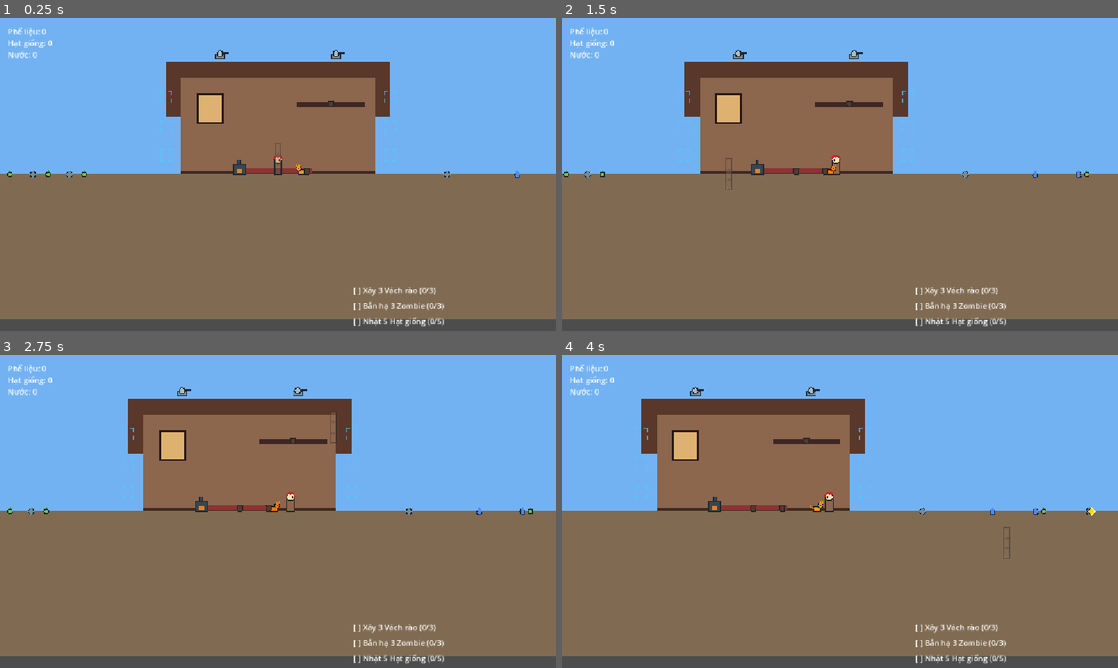
Above: before the commit, frames 1-4 (two rows, left to right).
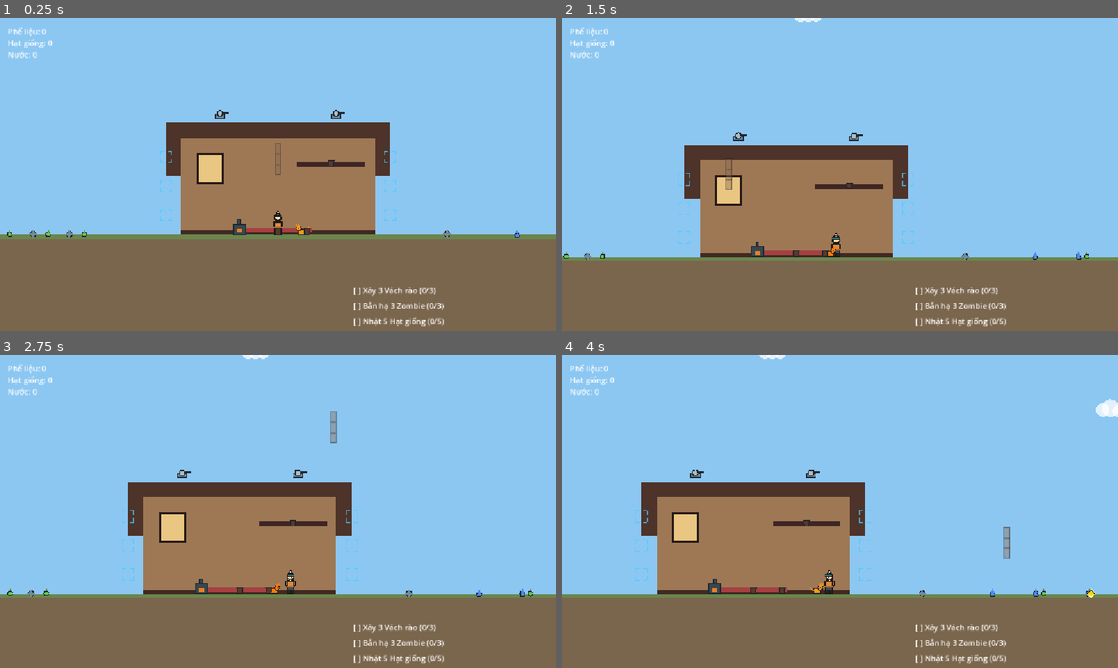
Above: after the commit, the same moments.

Repository: vuphamhocvienmatma/insomnia-dark-war
Game: Godot game, scene res://scenes/main_level.tscn
Same seed, same stepped clock (60 frames per second), same inputs: the game is played once before the commit and once after it.
Inputs (mouse positions are in pixels of both pictures, inside the frame that each line leads up to):
- Up to frame 1 (0.25 s): no input
- Up to frame 2 (1.5 s): move the mouse to (962, 158) at 0.52 s; press the mouse at (962, 158) at 0.53 s; hold Right (ui_right) 0.53-1.28 s; move the mouse to (728, 190) at 1.27 s; release the mouse at (728, 190) at 1.28 s; hold Left (ui_left) from 1.28 s (still down); tap E (interact) at 1.35 s
- Up to frame 3 (2.75 s): move the mouse to (333, 442) at 2.02 s; release Left (ui_left) at 2.03 s; press the mouse at (333, 442) at 2.03 s; hold Right (ui_right) from 2.03 s (still down)
- Up to frame 4 (4 s): move the mouse to (812, 574) at 2.77 s; release the mouse at (812, 574) at 2.78 s; tap E (interact) at 2.85 s; move the mouse to (1006, 558) at 3.52 s; release Right (ui_right) at 3.53 s; press the mouse at (1006, 558) at 3.53 s; hold Left (ui_left) from 3.53 s (still down)

The runs differ from the first frame. In frame 1, 71% of the frame differs, in the area x 0-100%, y 0-100%; in frame 2, 80%; in frame 3, 80%; in frame 4, 80%.

Commit message:
art polish: cel-shaded player, animated clouds, scene color upgrade, camera Y=-170

Diff:
--- a/insomnia-in-the-dark-war/scenes/main_level.tscn
+++ b/insomnia-in-the-dark-war/scenes/main_level.tscn
@@ -11,6 +11,7 @@
 [ext_resource type="PackedScene" path="res://scenes/companion_cat.tscn" id="9_cat"]
 [ext_resource type="PackedScene" path="res://scenes/hud.tscn" id="10_hud"]
 [ext_resource type="Script" path="res://scripts/warm_fireplace_light.gd" id="11_light"]
+[ext_resource type="Script" path="res://scripts/art_clouds.gd" id="12_clouds"]
 
 [node name="MainLevel" type="Node2D" unique_id=129172497]
 script = ExtResource("1_level")
@@ -21,7 +22,11 @@
 offset_top = -1200.0
 offset_right = 1250.0
 offset_bottom = 0.0
-color = Color(0.45, 0.70, 0.95, 1)
+color = Color(0.55, 0.78, 0.95, 1)
+
+[node name="Clouds" type="Node2D" parent="."]
+z_index = -9
+script = ExtResource("12_clouds")
 
 [node name="GroundStrip" type="ColorRect" parent="." unique_id=989305600]
 z_index = -9
@@ -29,7 +34,15 @@
 offset_top = 0.0
 offset_right = 1250.0
 offset_bottom = 300.0
-color = Color(0.50, 0.42, 0.32, 1)
+color = Color(0.48, 0.40, 0.30, 1)
+
+[node name="GroundEdge" type="ColorRect" parent="."]
+z_index = -8
+offset_left = -1250.0
+offset_top = 0.0
+offset_right = 1250.0
+offset_bottom = 10.0
+color = Color(0.42, 0.52, 0.30, 1)
 
 [node name="CabinInterior" type="ColorRect" parent="." unique_id=1634149016]
 z_index = -5
@@ -37,7 +50,7 @@
 offset_top = -200.0
 offset_right = 200.0
 offset_bottom = 0.0
-color = Color(0.55, 0.40, 0.30, 1)
+color = Color(0.62, 0.47, 0.33, 1)
 
 [node name="CabinWallLeft" type="ColorRect" parent="." unique_id=688920268]
 z_index = -4
@@ -45,7 +58,7 @@
 offset_top = -200.0
 offset_right = -200.0
 offset_bottom = -120.0
-color = Color(0.35, 0.22, 0.17, 1)
+color = Color(0.30, 0.20, 0.16, 1)
 
 [node name="CabinWallRight" type="ColorRect" parent="." unique_id=119087588]
 z_index = -4
@@ -53,7 +66,7 @@
 offset_top = -200.0
 offset_right = 232.0
 offset_bottom = -120.0
-color = Color(0.35, 0.22, 0.17, 1)
+color = Color(0.30, 0.20, 0.16, 1)
 
 [node name="CabinRoof" type="ColorRect" parent="." unique_id=527787091]
 z_index = -4
@@ -61,7 +74,7 @@
 offset_top = -232.0
 offset_right = 232.0
 offset_bottom = -200.0
-color = Color(0.35, 0.22, 0.17, 1)
+color = Color(0.30, 0.20, 0.16, 1)
 
 [node name="WindowFrame" type="ColorRect" parent="." unique_id=1708000508]
 z_index = -4
@@ -77,7 +90,7 @@
 offset_top = -164.0
 offset_right = -116.0
 offset_bottom = -108.0
-color = Color(1.0, 0.8, 0.5, 0.85)
+color = Color(1.0, 0.85, 0.55, 0.9)
 
 [node name="FloorLine" type="ColorRect" parent="." unique_id=1708000510]
 z_index = -4
@@ -93,7 +106,7 @@
 offset_top = -14.0
 offset_right = 70.0
 offset_bottom = -4.0
-color = Color(0.55, 0.2, 0.2, 1)
+color = Color(0.65, 0.25, 0.25, 1)
 
 [node name="WindowShelf" type="ColorRect" parent="." unique_id=1708000512]
 z_index = -4
--- /dev/null
+++ b/insomnia-in-the-dark-war/scripts/art_clouds.gd
@@ -0,0 +1,32 @@
+extends Node2D
+
+const CLOUD_COLOR := Color(1.0, 1.0, 1.0, 0.75)
+const CLOUD_SPEED: float = 6.0
+const SCROLL_RESET: float = -1300.0
+const SCROLL_LIMIT: float = 1300.0
+
+var _cloud_a: Vector2 = Vector2(-800.0, -420.0)
+var _cloud_b: Vector2 = Vector2(0.0, -500.0)
+var _cloud_c: Vector2 = Vector2(700.0, -380.0)
+
+func _process(delta: float) -> void:
+	_cloud_a.x += CLOUD_SPEED * delta
+	_cloud_b.x += CLOUD_SPEED * delta
+	_cloud_c.x += CLOUD_SPEED * delta
+	if _cloud_a.x > SCROLL_LIMIT:
+		_cloud_a.x = SCROLL_RESET
+	if _cloud_b.x > SCROLL_LIMIT:
+		_cloud_b.x = SCROLL_RESET
+	if _cloud_c.x > SCROLL_LIMIT:
+		_cloud_c.x = SCROLL_RESET
+	queue_redraw()
+
+func _draw() -> void:
+	_draw_cloud(_cloud_a)
+	_draw_cloud(_cloud_b)
+	_draw_cloud(_cloud_c)
+
+func _draw_cloud(origin: Vector2) -> void:
+	draw_circle(origin, 14.0, CLOUD_COLOR)
+	draw_circle(origin + Vector2(16.0, -4.0), 18.0, CLOUD_COLOR)
+	draw_circle(origin + Vector2(32.0, 2.0), 12.0, CLOUD_COLOR)
--- a/insomnia-in-the-dark-war/scripts/art_player.gd
+++ b/insomnia-in-the-dark-war/scripts/art_player.gd
@@ -1,20 +1,73 @@
 extends Node2D
 
-const OUTLINE := Color(0.13, 0.15, 0.18)
-const WOOD := Color(0.55, 0.40, 0.30)
-const SKIN := Color(1.0, 0.88, 0.71)
-const HAT := Color(0.78, 0.16, 0.16)
+const OUTLINE := Color(0.12, 0.10, 0.10)
+const SHOE := Color(0.20, 0.15, 0.12)
+const PANTS := Color(0.25, 0.30, 0.35)
+const MUSTARD := Color(0.85, 0.55, 0.25)
+const MUSTARD_DARK := Color(0.70, 0.42, 0.18)
+const SCARF := Color(0.75, 0.25, 0.25)
+const SKIN := Color(1.0, 0.87, 0.68)
+const BEANIE := Color(0.20, 0.45, 0.45)
+const POM_POM := Color(1.0, 1.0, 1.0)
 
 func _draw() -> void:
-	var body := Rect2(-8.0, -24.0, 16.0, 24.0)
-	draw_rect(body, WOOD)
+	_draw_shoes()
+	_draw_pants()
+	_draw_sweater()
+	_draw_scarf()
+	_draw_head()
+	_draw_beanie()
+
+func _draw_shoes() -> void:
+	var left := Rect2(-7.0, -6.0, 6.0, 6.0)
+	var right := Rect2(1.0, -6.0, 6.0, 6.0)
+	draw_rect(left, SHOE)
+	draw_rect(right, SHOE)
+	_draw_rect_outline(left, OUTLINE)
+	_draw_rect_outline(right, OUTLINE)
+
+func _draw_pants() -> void:
+	var pants := Rect2(-7.0, -14.0, 14.0, 8.0)
+	draw_rect(pants, PANTS)
+	_draw_rect_outline(pants, OUTLINE)
+
+func _draw_sweater() -> void:
+	var body := Rect2(-8.0, -26.0, 16.0, 12.0)
+	draw_rect(body, MUSTARD)
 	_draw_rect_outline(body, OUTLINE)
-	var head_c := Vector2(0.0, -30.0)
-	draw_circle(head_c, 8.0, SKIN)
-	_draw_circle_outline(head_c, 8.0, OUTLINE)
-	draw_arc(head_c, 9.0, PI, TAU, 16, HAT, 3.0)
-	draw_circle(Vector2(0.0, -38.0), 3.0, HAT)
-	draw_circle(Vector2(3.0, -30.0), 1.5, OUTLINE)
+	var left_arm := Rect2(-10.0, -26.0, 3.0, 10.0)
+	var right_arm := Rect2(7.0, -26.0, 3.0, 10.0)
+	draw_rect(left_arm, MUSTARD)
+	draw_rect(right_arm, MUSTARD)
+	_draw_rect_outline(left_arm, OUTLINE)
+	_draw_rect_outline(right_arm, OUTLINE)
+	draw_line(Vector2(-8.0, -15.0), Vector2(8.0, -15.0), MUSTARD_DARK, 2.0)
+
+func _draw_scarf() -> void:
+	var scarf := Rect2(-6.0, -28.0, 12.0, 3.0)
+	draw_rect(scarf, SCARF)
+	_draw_rect_outline(scarf, OUTLINE)
+
+func _draw_head() -> void:
+	var head_pos := Vector2(0.0, -33.0)
+	draw_circle(head_pos, 7.0, SKIN)
+	_draw_circle_outline(head_pos, 7.0, OUTLINE)
+	draw_circle(Vector2(2.0, -34.0), 1.2, OUTLINE)
+	draw_circle(Vector2(5.0, -34.0), 1.2, OUTLINE)
+
+func _draw_beanie() -> void:
+	var brim := Rect2(-7.0, -40.0, 14.0, 4.0)
+	draw_rect(brim, BEANIE)
+	_draw_rect_outline(brim, OUTLINE)
+	var dome_pts := PackedVector2Array()
+	var segments: int = 20
+	for i in segments + 1:
+		var angle: float = PI + PI * float(i) / float(segments)
+		dome_pts.append(Vector2(cos(angle) * 7.0, sin(angle) * 7.0 - 36.0))
+	draw_polyline(dome_pts, BEANIE, 2.0)
+	_draw_circle_outline(Vector2(0.0, -36.0), 7.0, OUTLINE)
+	draw_circle(Vector2(0.0, -45.0), 2.5, POM_POM)
+	_draw_circle_outline(Vector2(0.0, -45.0), 2.5, OUTLINE)
 
 func _draw_rect_outline(r: Rect2, col: Color) -> void:
 	var pts := PackedVector2Array([
--- a/insomnia-in-the-dark-war/scripts/camera_lofi.gd
+++ b/insomnia-in-the-dark-war/scripts/camera_lofi.gd
@@ -1,4 +1,6 @@
 extends Camera2D
+
+const CAM_Y: float = -170.0
 
 var shake_intensity: float = 0.0
 var shake_decay: float = 5.0
@@ -9,6 +11,7 @@
 	limit_right = 1300
 	limit_top = -700
 	limit_bottom = 400
+	position = Vector2(0.0, CAM_Y)
 
 func _process(delta: float) -> void:
 	if shake_intensity > 0.0:
